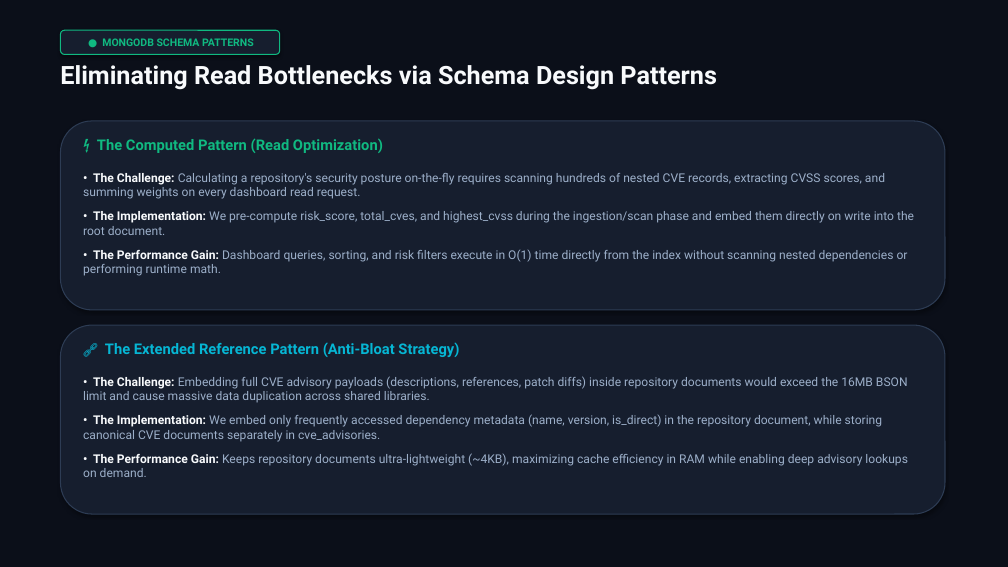
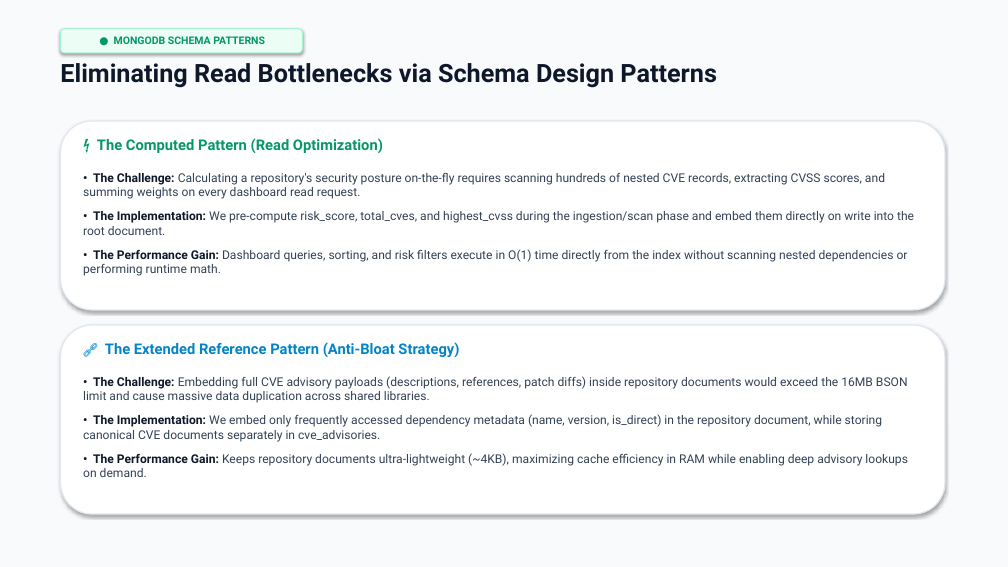
Before and after one commit to Sid-V5/ChainReaction, a slide deck: slide 6 of ChainReaction_Architecture_Presentation.pptx. Drawn at 1008x567 pixels with LibreOffice and Linux fonts; fonts in the diff are those of the drawing. Boxes give left, top, right and bottom in pixels: in the first picture for what was removed or moved away, otherwise in the second. Text is boxed around its words. In the diff, an @@ line names an element or a change of style, - is before the commit and + after.

Commit message:
style: overhaul presentation deck to clean executive light theme

```diff
--- a/ChainReaction_Architecture_Presentation.pptx
+++ b/ChainReaction_Architecture_Presentation.pptx
@@ rectangle at [0, 0, 1008, 567]: fill #0B0F19 to #F8FAFC @@
@@ rounded rectangle "● MONGODB SCHEMA PATTERNS": place and size @@
-rounded rectangle "● MONGODB SCHEMA PATTERNS" at [60, 30, 280, 54]
+rounded rectangle "● MONGODB SCHEMA PATTERNS" at [60, 29, 302, 53]
@@ rounded rectangle "● MONGODB SCHEMA PATTERNS" at [60, 29, 302, 53]: text colour #10B981 to #059669; fill #161E2E to #ECFDF5; outline #10B981 1 pt to #A7F3D0 1 pt @@
@@ text "Eliminating Read Bottlenecks via Schema ..." at [60, 63, 717, 88]: text colour #F8FAFC to #0F172A @@
@@ rounded rectangle at [60, 121, 945, 310]: fill #161E2E to #FFFFFF; outline #2D3C54 1 pt to #E2E8F0 1.2 pt @@
@@ text "⚡ The Computed Pattern (Read ..." at [97, 138, 383, 153]: text colour #10B981 to #059669 @@
@@ text "• The Challenge: Calculating a ..." at [83, 173, 914, 276]: text colour #F8FAFC to #0F172A in "• The Challenge:", "• The Implementation:", "• The Performance Gain:"; text colour #9CAFC9 to #334155 in "Calculating a repository's security posture on-the-fly requi ...", "We pre-compute risk_score, total_cves, and highest_cvss duri ...", "Dashboard queries, sorting, and risk filters execute ..." @@
@@ rounded rectangle at [60, 325, 945, 514]: fill #161E2E to #FFFFFF; outline #2D3C54 1 pt to #E2E8F0 1.2 pt @@
@@ text "🔗 The Extended Reference Pattern ..." at [105, 342, 459, 357]: text colour #06B6D4 to #0284C7 @@
@@ text "• The Challenge: Embedding full ..." at [83, 376, 908, 477]: text colour #F8FAFC to #0F172A in "• The Challenge:", "• The Implementation:", "• The Performance Gain:"; text colour #9CAFC9 to #334155 in "Embedding full CVE advisory payloads (descriptions, referenc ...", "We embed only frequently accessed dependency metadata ...", "Keeps repository documents ultra-lightweight (~4KB), maximiz ..." @@
```
Also in this commit, not shown: 11 other slides changed, 1 other file.
